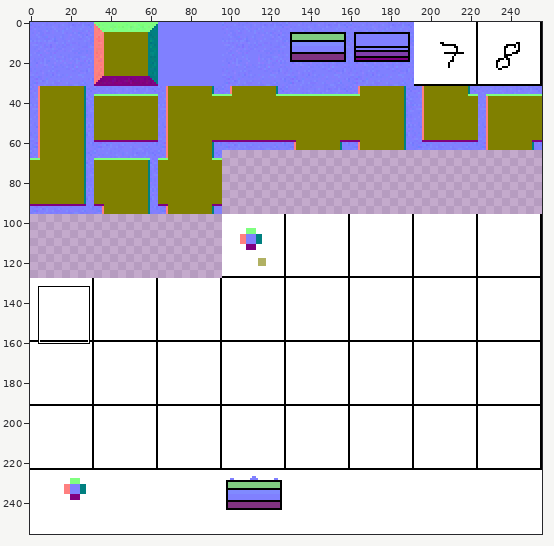
File history of a sprite sheet, Game++ Tile/res/tiles normal.png. The picture above shows the old version from afar; the outline marks the close-up.
Close-up. The starting point:
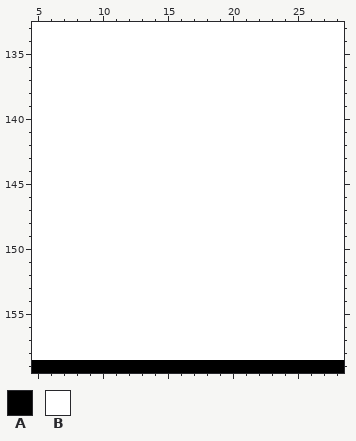
The file is 256x256 pixels. Colours within 5 levels of each other are drawn and written as one. Shown: x 5..28, y 133..159. The commit also changed other parts of the picture, which this record leaves out.
Palette (. is transparent): A #000000  B #ffffff
Pixels before, first column x 5:
133 BBBBBBBBBBBBBBBBBBBBBBBB
134 BBBBBBBBBBBBBBBBBBBBBBBB
135 BBBBBBBBBBBBBBBBBBBBBBBB
136 BBBBBBBBBBBBBBBBBBBBBBBB
137 BBBBBBBBBBBBBBBBBBBBBBBB
138 BBBBBBBBBBBBBBBBBBBBBBBB
139 BBBBBBBBBBBBBBBBBBBBBBBB
140 BBBBBBBBBBBBBBBBBBBBBBBB
141 BBBBBBBBBBBBBBBBBBBBBBBB
142 BBBBBBBBBBBBBBBBBBBBBBBB
143 BBBBBBBBBBBBBBBBBBBBBBBB
144 BBBBBBBBBBBBBBBBBBBBBBBB
145 BBBBBBBBBBBBBBBBBBBBBBBB
146 BBBBBBBBBBBBBBBBBBBBBBBB
147 BBBBBBBBBBBBBBBBBBBBBBBB
148 BBBBBBBBBBBBBBBBBBBBBBBB
149 BBBBBBBBBBBBBBBBBBBBBBBB
150 BBBBBBBBBBBBBBBBBBBBBBBB
151 BBBBBBBBBBBBBBBBBBBBBBBB
152 BBBBBBBBBBBBBBBBBBBBBBBB
153 BBBBBBBBBBBBBBBBBBBBBBBB
154 BBBBBBBBBBBBBBBBBBBBBBBB
155 BBBBBBBBBBBBBBBBBBBBBBBB
156 BBBBBBBBBBBBBBBBBBBBBBBB
157 BBBBBBBBBBBBBBBBBBBBBBBB
158 BBBBBBBBBBBBBBBBBBBBBBBB
159 AAAAAAAAAAAAAAAAAAAAAAAA
The same view after the edit:
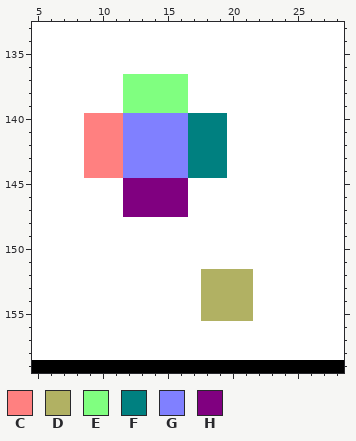
Colours new in this view: C #ff8080  D #b1b163  E #80ff80  F #008080  G #8080ff  H #800080
Diff:
Changed rows in their new state; - is an unchanged pixel.
first column x 9:
137 ---EEEEE---
138 ---EEEEE---
139 ---EEEEE---
140 CCCGGGGGFFF
141 CCCGGGGGFFF
142 CCCGGGGGFFF
143 CCCGGGGGFFF
144 CCCGGGGGFFF
145 ---HHHHH---
146 ---HHHHH---
147 ---HHHHH---
first column x 18:
152 DDDD
153 DDDD
154 DDDD
155 DDDD
Where, in picture pixels (left, top, right, bottom), the same in both close-ups:
changed: (84, 74, 227, 217)
changed: (201, 269, 253, 321)
